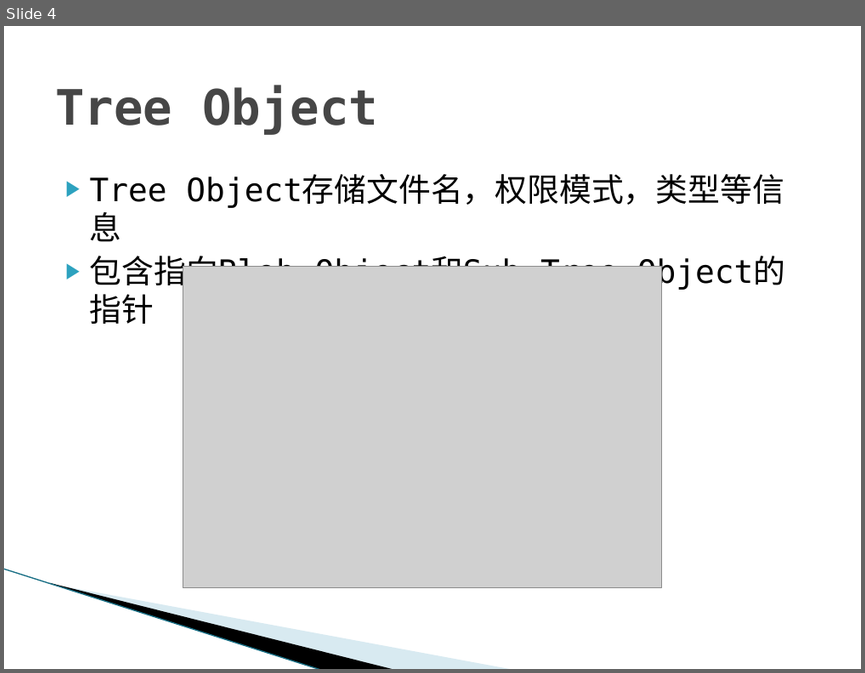
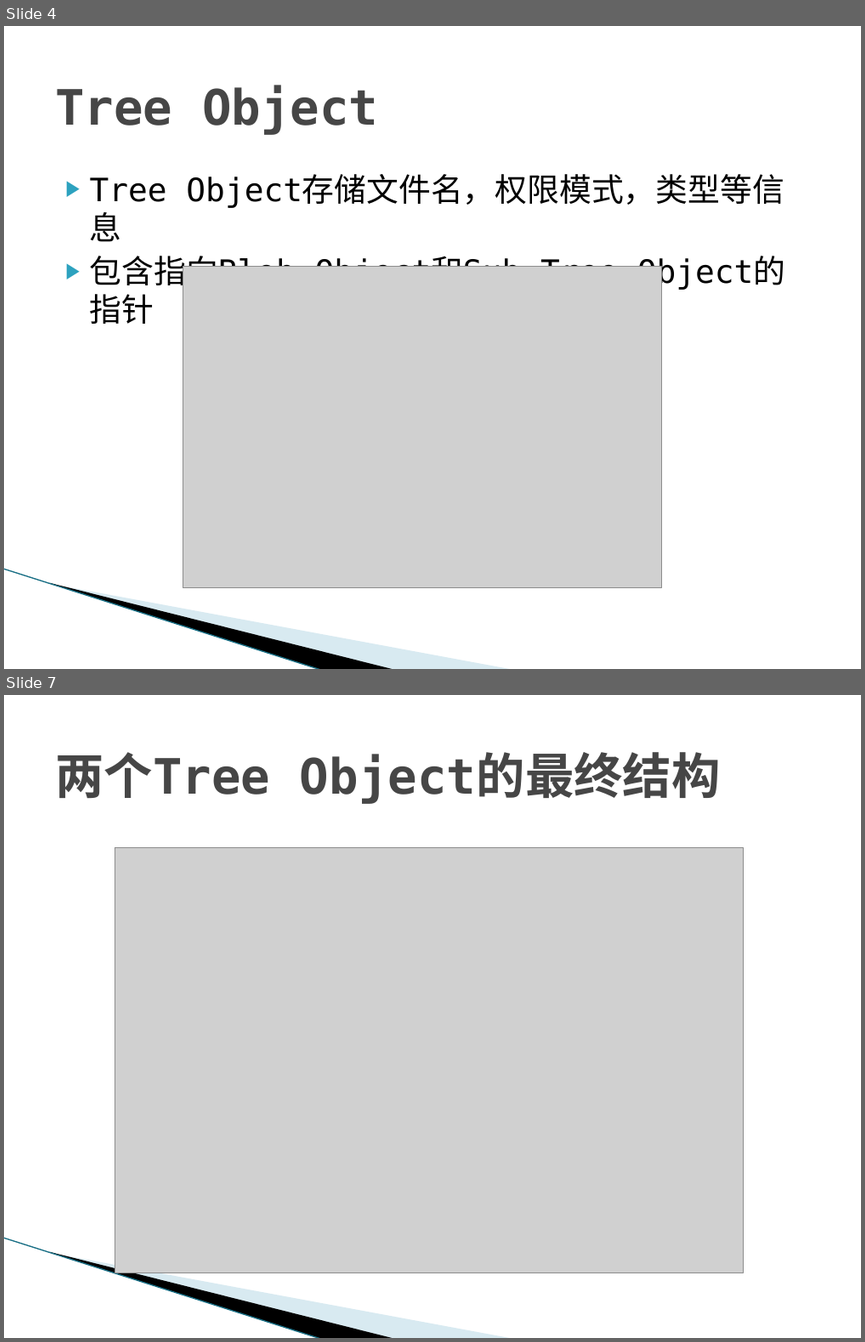
Before and after one commit to texnician/demo, a slide deck: ppt/Git.pptx. Shown one above the other, each under a label of ours: slide 4 before the commit, slides 4 and 7 after it; the slides between them are not shown. The pictures are 865x673 and 865x1342 pixels, drawn with LibreOffice and Linux fonts; fonts in the diff are those of the drawing; grey boxes stand for pictures; background and template pictures are left out. Boxes give left, top, right and bottom in pixels: in the first picture for what was removed or moved away, otherwise in the second. Text is boxed around its words. In the diff, an @@ line names an element or a change of style, - is before the commit and + after.

```diff
--- a/ppt/Git.pptx
+++ b/ppt/Git.pptx
@@ slide 7 added at box(4, 695, 861, 1338), background #FFFFFF; not listed: 3 template elements that a slide beside it also shows @@
@@ title added at box(55, 752, 721, 804), 41 pt, text #464646, bold @@
+两个Tree Object的最终结构
@@ picture added at box(115, 847, 743, 1273) @@
```
Also in this commit, not shown: 1 slide changed, 9 other slides added, 2 slides removed, 2 other files.
